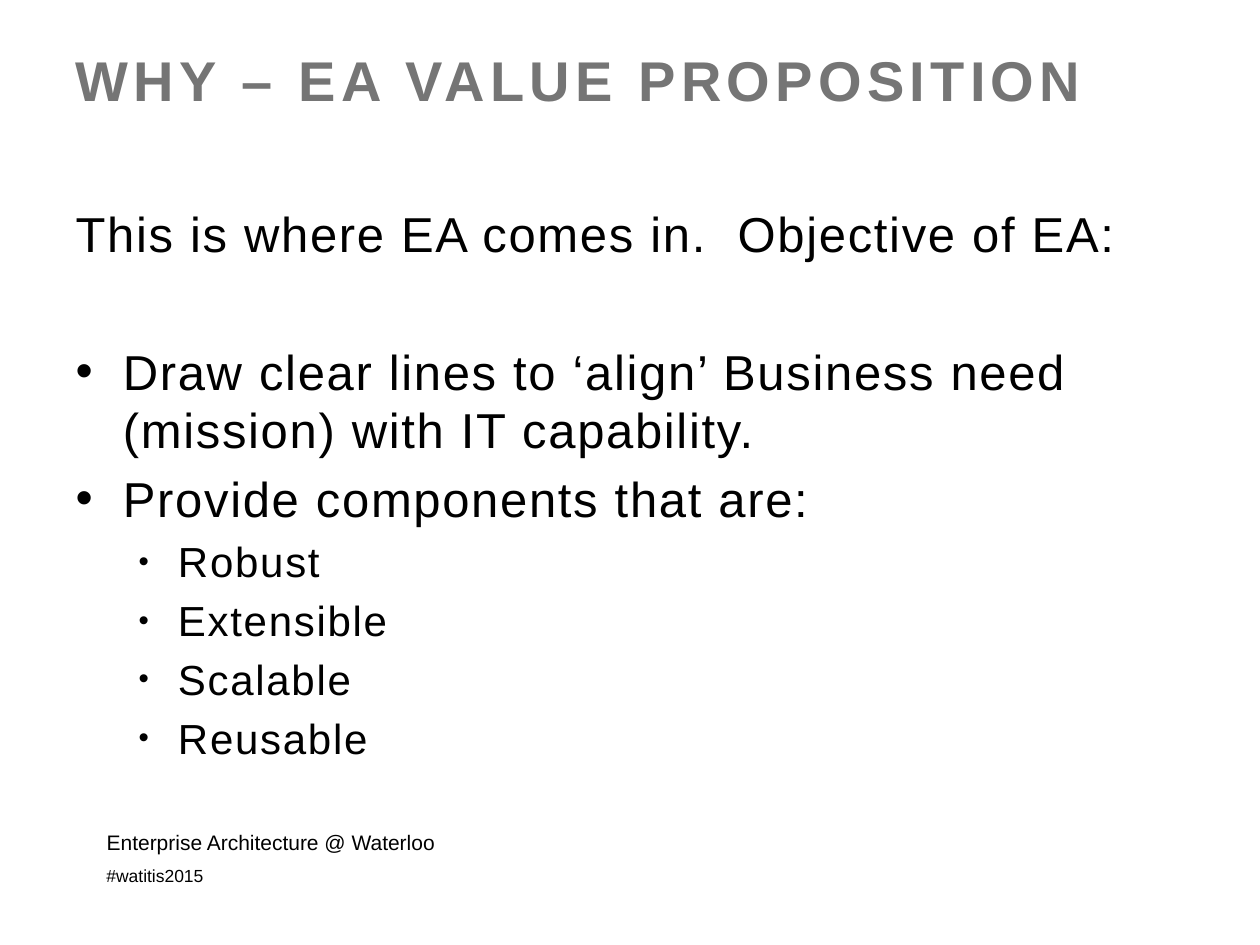
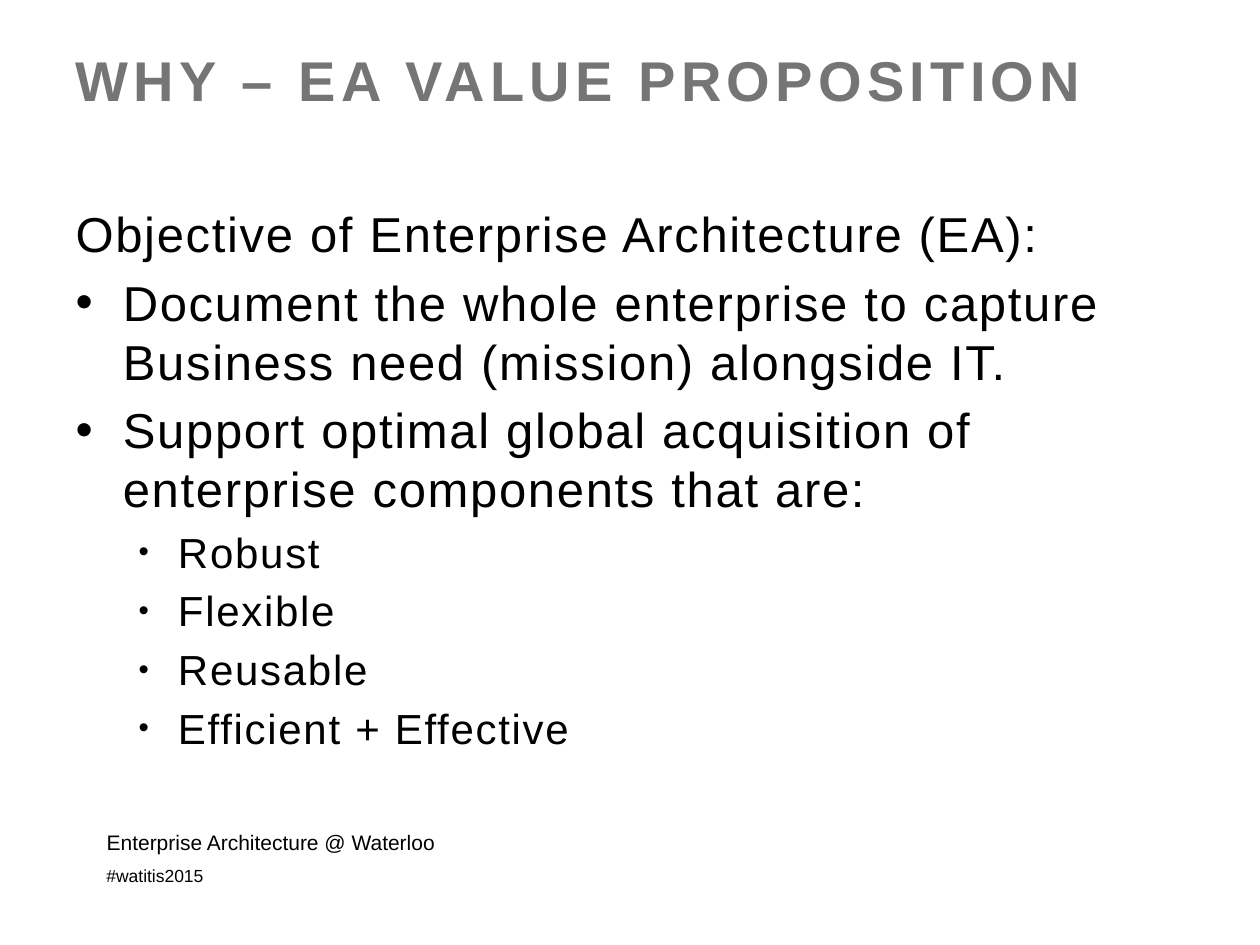
Before and after one commit to colinbellCA/presentation-istea-watitis2015, a slide deck: slide 13 of ISTEA-WatITis2015.pptx (slide 15 before the commit). Drawn at 1260x945 pixels with LibreOffice and Linux fonts; fonts in the diff are those of the drawing; background and template pictures are left out. Boxes give left, top, right and bottom in pixels: in the first picture for what was removed or moved away, otherwise in the second. Text is boxed around its words. In the diff, an @@ line names an element or a change of style, - is before the commit and + after.

```diff
--- a/ISTEA-WatITis2015.pptx
+++ b/ISTEA-WatITis2015.pptx
@@ text at [76,216,1097,517]: text changed @@
-This is where EA comes in. Objective of EA:
-• Draw clear lines to ‘align’ Business need (mission) with IT capability.
-• Provide components that are:
+Objective of Enterprise Architecture (EA):
+• Document the whole enterprise to capture Business need (mission) alongside IT.
+• Support optimal global acquisition of enterprise components that are:
@@ text at [178,595,335,627]: text changed @@
-  • Extensible
-  • Scalable
+  • Flexible
@@ text at [178,713,569,745]: paragraph added @@
+  • Efficient + Effective
```
Also in this commit, not shown: 8 other slides changed, 4 slides added, 3 slides removed, 3 other files.
